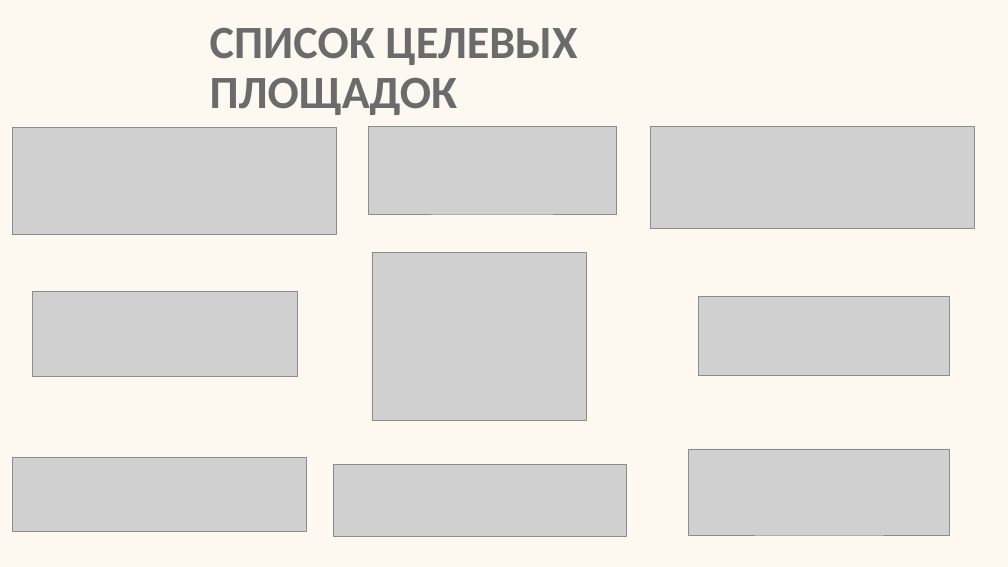
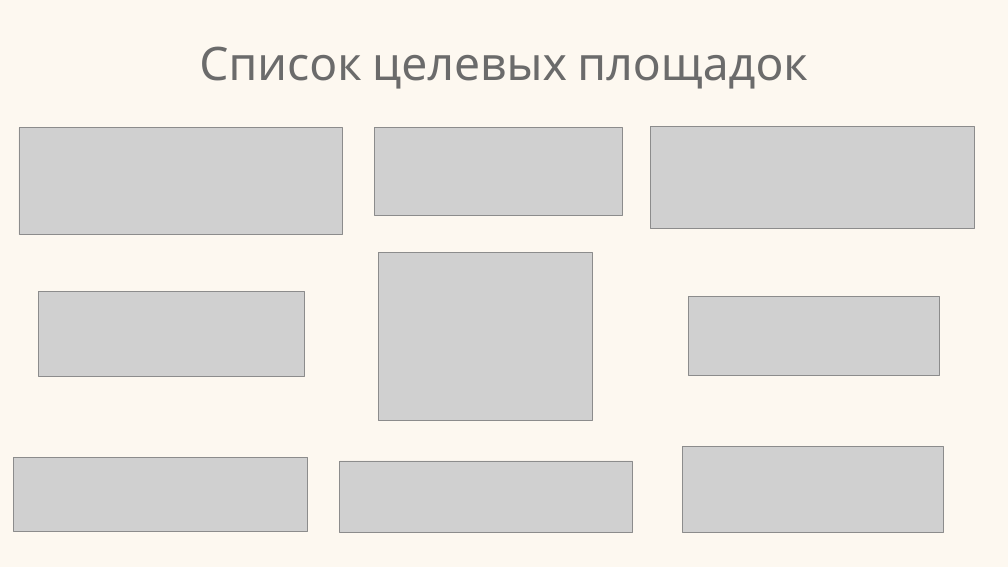
Before and after one commit to inversia/inversia.github.io, a slide deck: slide 17 of presentati/Пример месячного отчёта.pptx. Drawn at 1008x567 pixels with LibreOffice and Linux fonts; fonts in the diff are those of the drawing; grey boxes stand for pictures. Boxes give left, top, right and bottom in pixels: in the first picture for what was removed or moved away, otherwise in the second. Text is boxed around its words. In the diff, an @@ line names an element or a change of style, - is before the commit and + after.

```diff
--- a/presentati/Пример месячного отчёта.pptx
+++ b/presentati/Пример месячного отчёта.pptx
@@ title at [199, 46, 808, 89]: text changed; font Calibri to Cabin; bold off @@
-СПИСОК ЦЕЛЕВЫХ ПЛОЩАДОК
+Список целевых площадок
@@ 4 pictures: place and size @@
-4 pictures at [13, 127, 616, 420]
+4 pictures at [19, 128, 622, 420]
@@ picture: place and size @@
-picture at [699, 296, 950, 377]
+picture at [689, 296, 940, 377]
@@ picture: place and size @@
-picture at [689, 449, 949, 535]
+picture at [683, 446, 943, 532]
@@ picture: place and size @@
-picture at [333, 464, 627, 535]
+picture at [340, 461, 634, 532]
@@ picture removed at [354, 464, 605, 524] @@
```
Also in this commit, not shown: 16 other slides changed, 2 other files.
